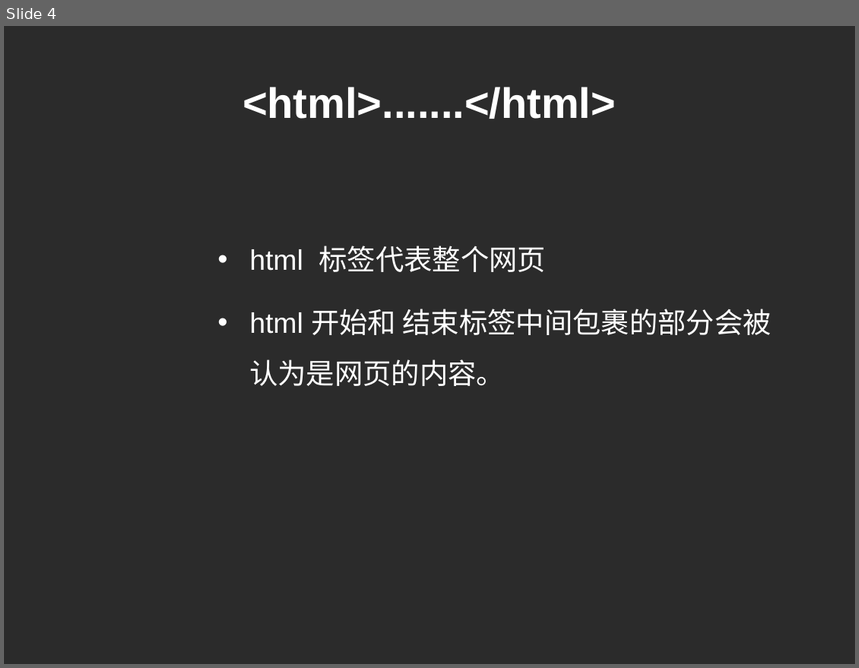
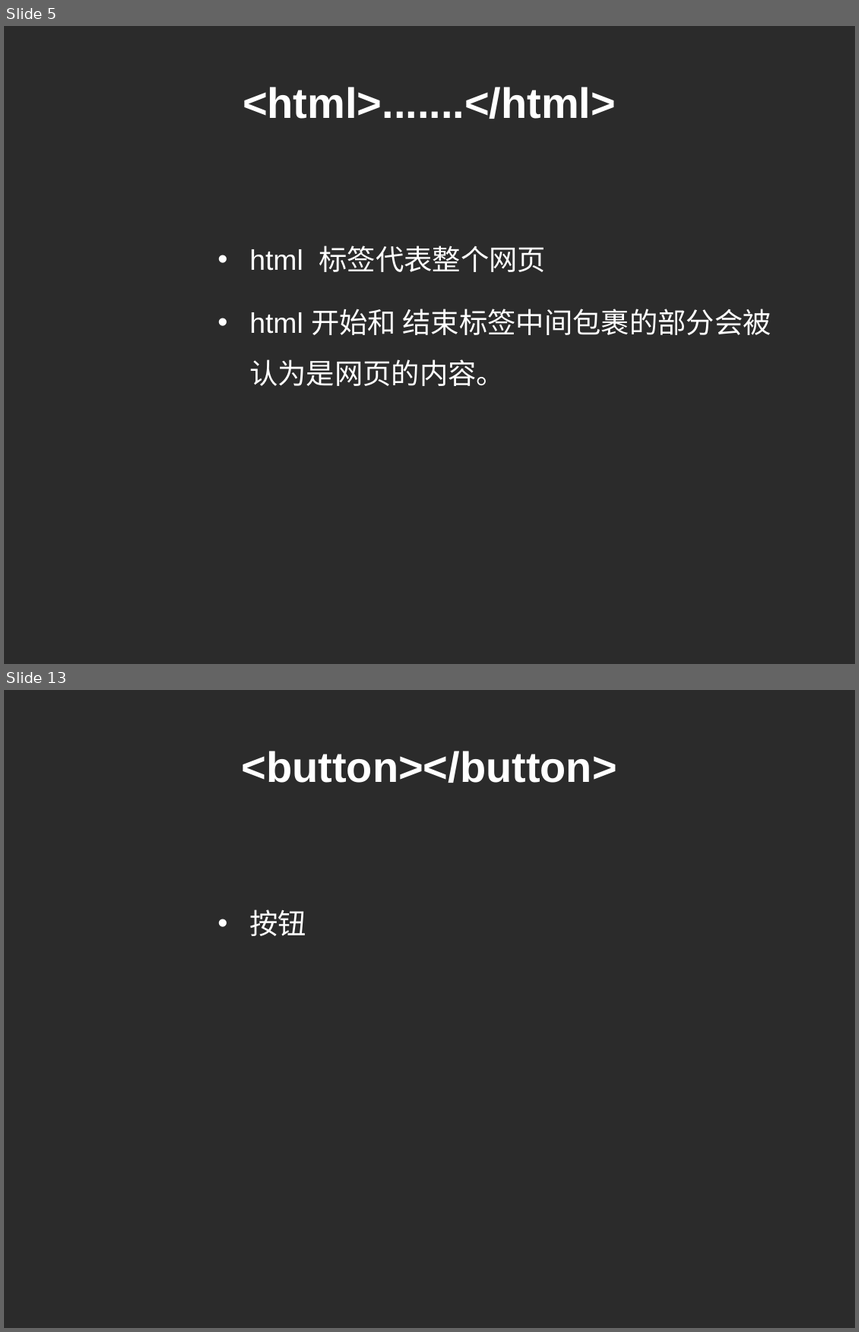
Before and after one commit to cd-vr1class/homework, a slide deck: ppt/7-4html基础.ppt. Shown one above the other, each under a label of ours: slide 4 before the commit, slides 5 and 13 after it; the slides between them are not shown. The pictures are 859x668 and 859x1332 pixels, drawn with LibreOffice and Linux fonts; fonts in the diff are those of the drawing; background and template pictures are left out; a plain dark background stands for a picture behind light text. Boxes give left, top, right and bottom in pixels: in the first picture for what was removed or moved away, otherwise in the second. Text is boxed around its words. In the diff, an @@ line names an element or a change of style, - is before the commit and + after.

```diff
--- a/ppt/7-4html基础.ppt
+++ b/ppt/7-4html基础.ppt
@@ slide 13 added at <box>4,690,855,1328</box>, background picture (left out) @@
@@ title added at <box>242,751,617,783</box>, 36 pt, text #FFFFFF, bold @@
+<button></button>
@@ text added at <box>249,910,306,936</box>, 24 pt, text #FFFFFF @@
+• 按钮
@@ what was slide 4 is now slide 5 @@
```
Also in this commit, not shown: 1 slide changed, 8 other slides added, 6 other files.
